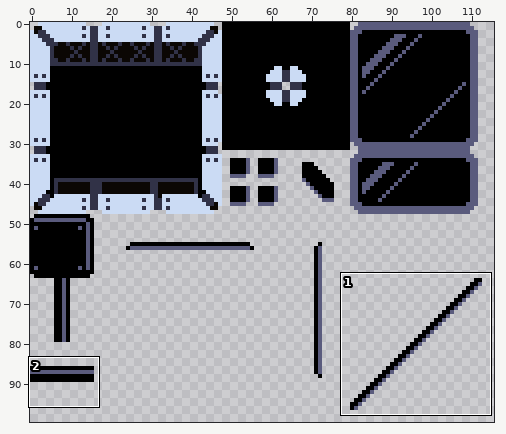
File history of a pixel-art file, Assets/Game/Sprites/Objects/tileset.aseprite. Above, an overview of the earlier version with the close-up marked.
Close-up. Before the commit:
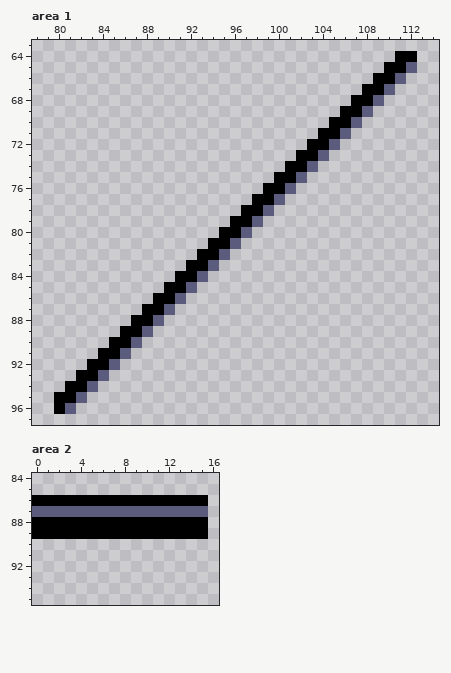
116x100 pixels, 1 frame. Shown: area 1: x 78..114, y 63..97; area 2: x 0..16, y 84..95. The commit also changed other parts of the picture, which this record leaves out.
New version:
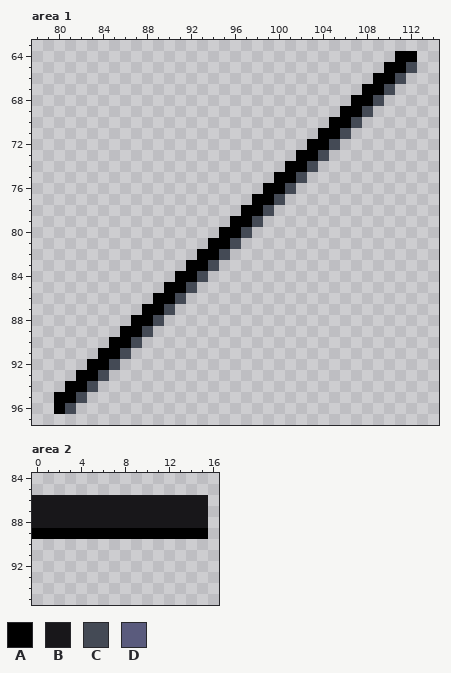
Palette (. is transparent): A #000000  B #18171a  C #444a55  D #5a5b7d
The edit:
Area 1:
y 65: x 112 D -> C
y 66: x 111 D -> C
y 67: x 110 D -> C
y 68: x 109 D -> C
y 69: x 108 D -> C
y 70: x 107 D -> C
y 71: x 106 D -> C
y 72: x 105 D -> C
y 73: x 104 D -> C
y 74: x 103 D -> C
y 75: x 102 D -> C
y 76: x 101 D -> C
y 77: x 100 D -> C
y 78: x 99 D -> C
y 79: x 98 D -> C
y 80: x 97 D -> C
y 81: x 96 D -> C
y 82: x 95 D -> C
y 83: x 94 D -> C
y 84: x 93 D -> C
y 85: x 92 D -> C
y 86: x 91 D -> C
y 87: x 90 D -> C
y 88: x 89 D -> C
y 89: x 88 D -> C
y 90: x 87 D -> C
y 91: x 86 D -> C
y 92: x 85 D -> C
y 93: x 84 D -> C
y 94: x 83 D -> C
y 95: x 82 D -> C
y 96: x 81 D -> C
Area 2:
y 86: x 0..15 AAAAAAAAAAAAAAAA -> BBBBBBBBBBBBBBBB
y 87: x 0..15 DDDDDDDDDDDDDDDD -> BBBBBBBBBBBBBBBB
y 88: x 0..15 AAAAAAAAAAAAAAAA -> BBBBBBBBBBBBBBBB
Pixel boxes of the changes (left, top, right, bottom) in both close-ups:
changed: (65, 62, 417, 414)
changed: (32, 495, 208, 528)
